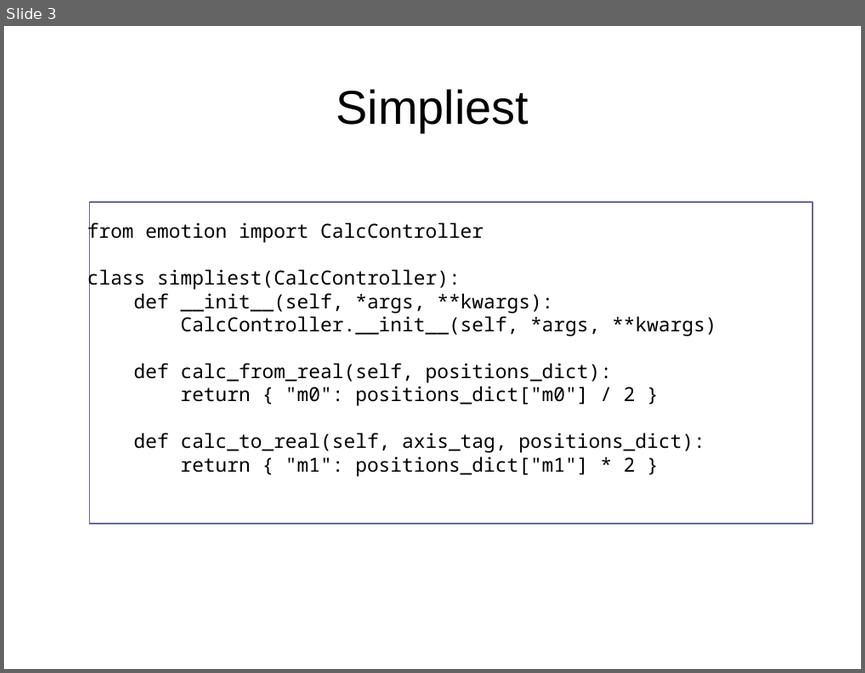
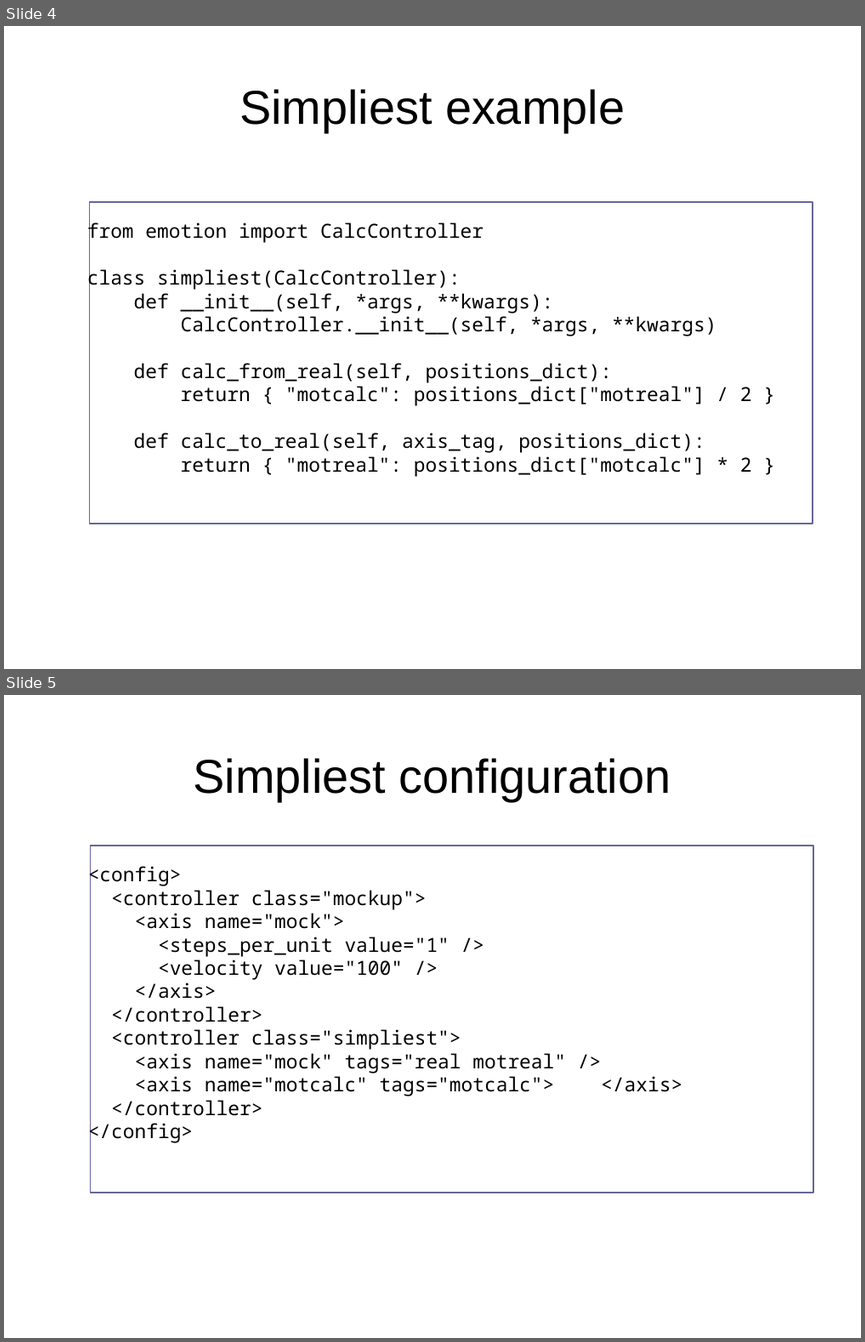
Before and after one commit to ESRF-BCU/emotion, a slide deck: doc/presentations/calculational_controllers.odp. Shown one above the other, each under a label of ours: slide 3 before the commit, slides 4 and 5 after it. The pictures are 865x673 and 865x1342 pixels, drawn with LibreOffice and Linux fonts; fonts in the diff are those of the drawing. Boxes give left, top, right and bottom in pixels: in the first picture for what was removed or moved away, otherwise in the second. Text is boxed around its words. In the diff, an @@ line names an element or a change of style, - is before the commit and + after.

```diff
--- a/doc/presentations/calculational_controllers.odp
+++ b/doc/presentations/calculational_controllers.odp
@@ slide 5 added at (4, 695, 861, 1338), background #FFFFFF @@
@@ title added at (194, 758, 671, 801), 44 pt, text #000000 @@
+Simpliest configuration
@@ rectangle added at (91, 845, 813, 1192), outline #666699 1.45 pt, 18 pt, text #000000 @@
+<config>
+<controller class="mockup">
+<axis name="mock">
+<steps_per_unit value="1" />
+<velocity value="100" />
+</axis>
+</controller>
+<controller class="simpliest">
+<axis name="mock" tags="real motreal" />
+<axis name="motcalc" tags="motcalc"> </axis>
+</controller>
+</config>
@@ what was slide 3 is now slide 4 @@
@@ slide 4 changed as well @@
@@ title at (239, 89, 624, 132): text changed @@
-Simpliest
+Simpliest example
@@ text in rectangle at (181, 386, 752, 406): text changed @@
-return { "m0": positions_dict["m0"] / 2 }
+return { "motcalc": positions_dict["motreal"] / 2 }
@@ text in rectangle at (181, 456, 752, 476): text changed @@
-return { "m1": positions_dict["m1"] * 2 }
+return { "motreal": positions_dict["motcalc"] * 2 }
```
Also in this commit, not shown: 2 other slides changed, 2 other slides added.
